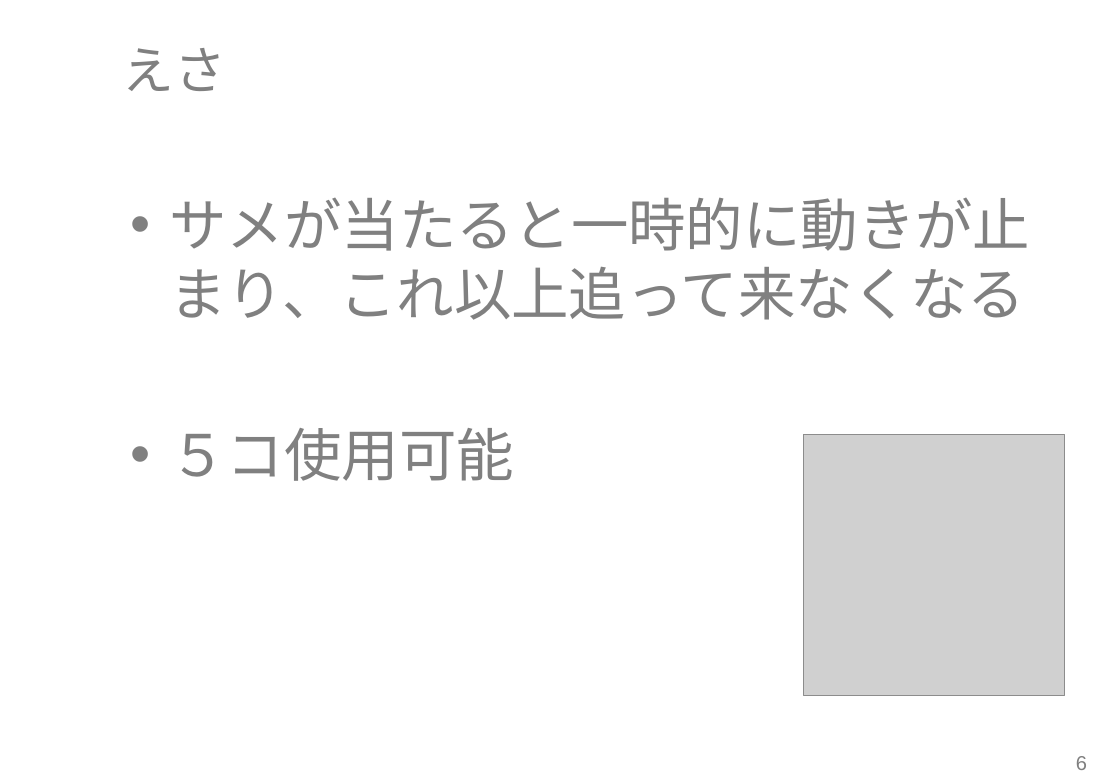
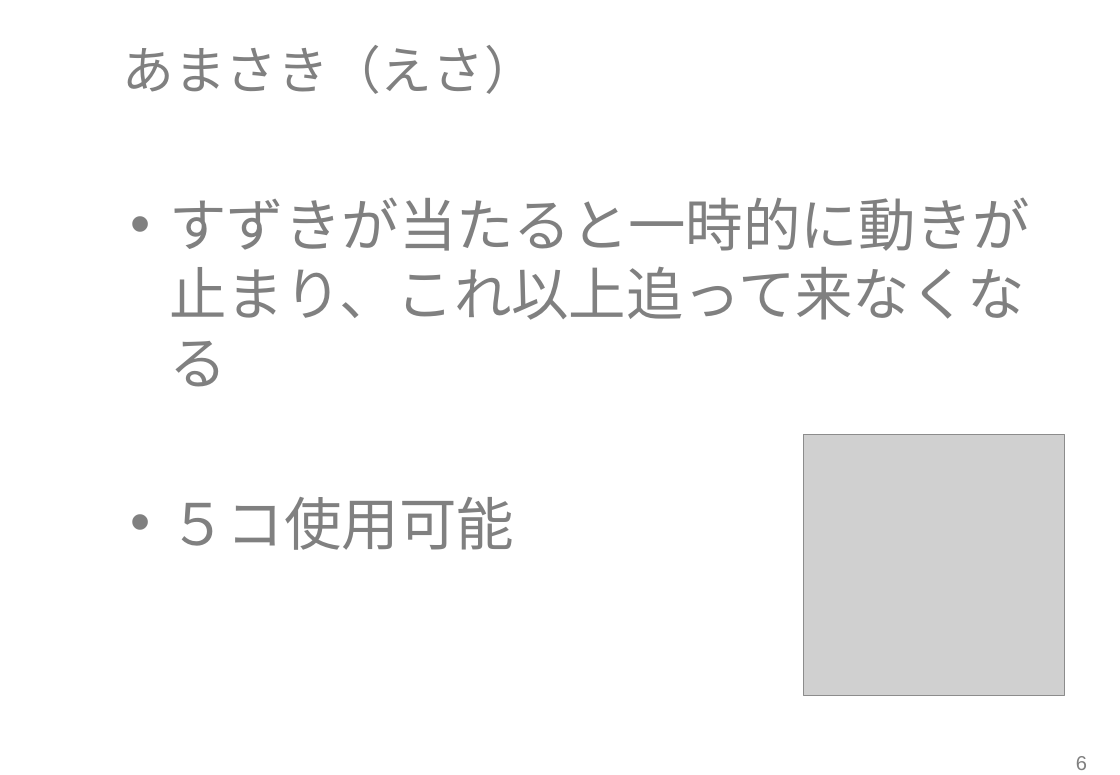
Before and after one commit to RubyCamp/rc2016s_g6, a slide deck: slide 7 of shinziko.pptx. Drawn at 1120x775 pixels with LibreOffice and Linux fonts; fonts in the diff are those of the drawing; grey boxes stand for pictures; background and template pictures are left out. Boxes give left, top, right and bottom in pixels: in the first picture for what was removed or moved away, otherwise in the second. Text is boxed around its words. In the diff, an @@ line names an element or a change of style, - is before the commit and + after.

```diff
--- a/shinziko.pptx
+++ b/shinziko.pptx
@@ title at bbox=[123, 45, 537, 94]: text changed @@
-えさ
+あまさき（えさ）
@@ text at bbox=[170, 198, 1031, 387]: text changed @@
-• サメが当たると一時的に動きが止まり、これ以上追って来なくなる
+• すずきが当たると一時的に動きが止まり、これ以上追って来なくなる
```
Also in this commit, not shown: 4 other slides changed, 1 other file.
